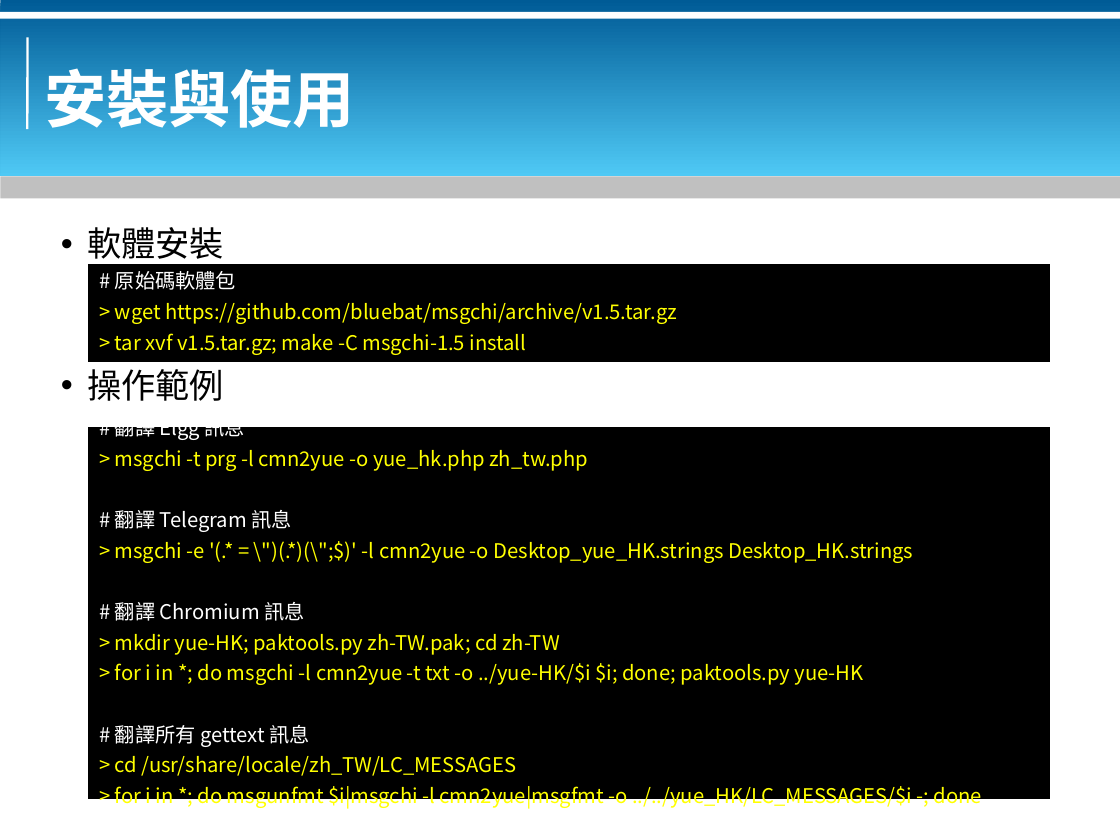
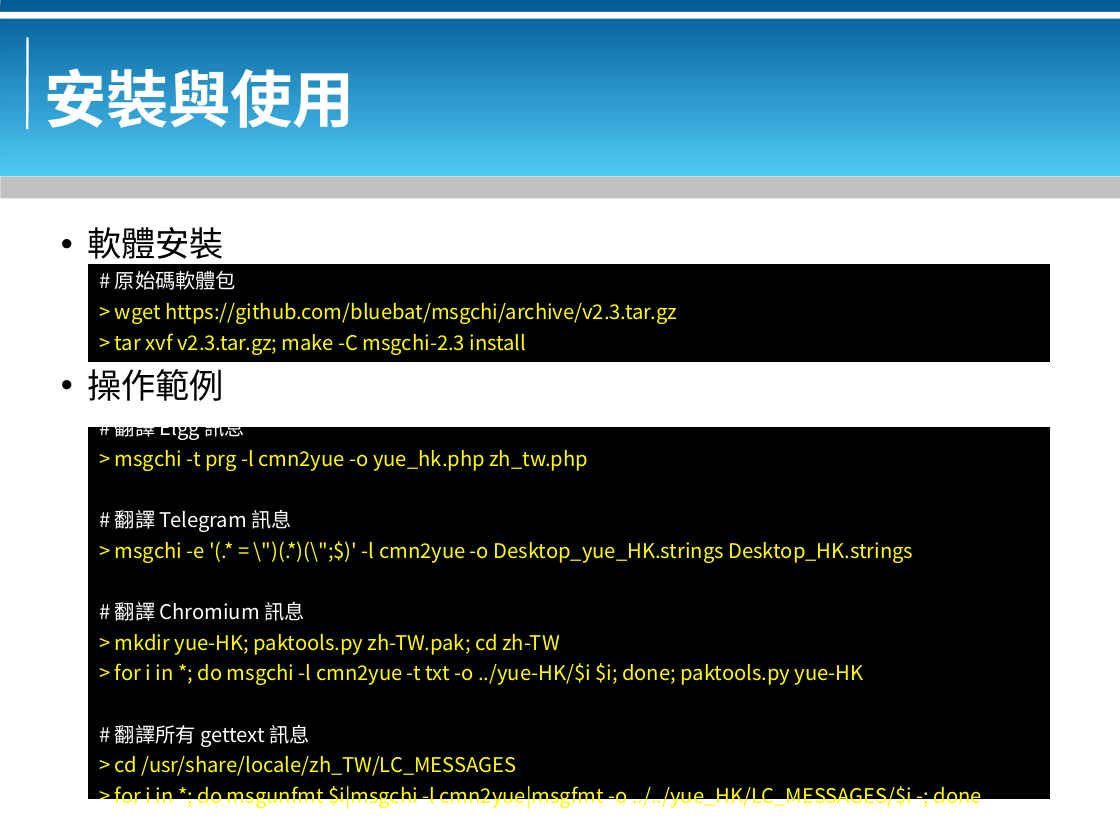
Before and after one commit to bluebat/.presentations, a slide deck: slide 9 of msgchi-l10n-tool.odp. Drawn at 1120x840 pixels with LibreOffice and Linux fonts; fonts in the diff are those of the drawing; background and template pictures are left out. Boxes give left, top, right and bottom in pixels: in the first picture for what was removed or moved away, otherwise in the second. Text is boxed around its words. In the diff, an @@ line names an element or a change of style, - is before the commit and + after.

```diff
--- a/msgchi-l10n-tool.odp
+++ b/msgchi-l10n-tool.odp
@@ text in rectangle at (115, 303, 677, 355): text changed @@
-> wget https://github.com/bluebat/msgchi/archive/v1.5.tar.gz
-> tar xvf v1.5.tar.gz; make -C msgchi-1.5 install
+> wget https://github.com/bluebat/msgchi/archive/v2.3.tar.gz
+> tar xvf v2.3.tar.gz; make -C msgchi-2.3 install
```
Also in this commit, not shown: 3 other slides changed, 1 other file.
